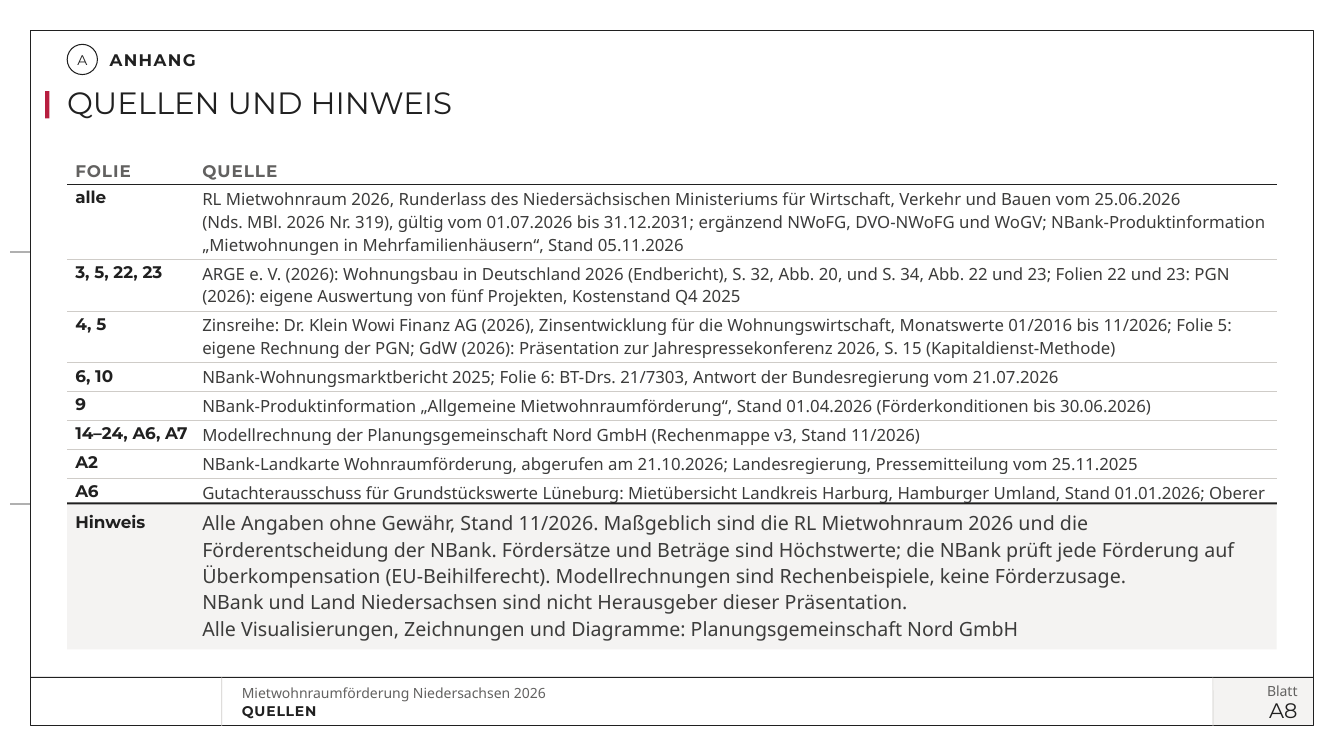
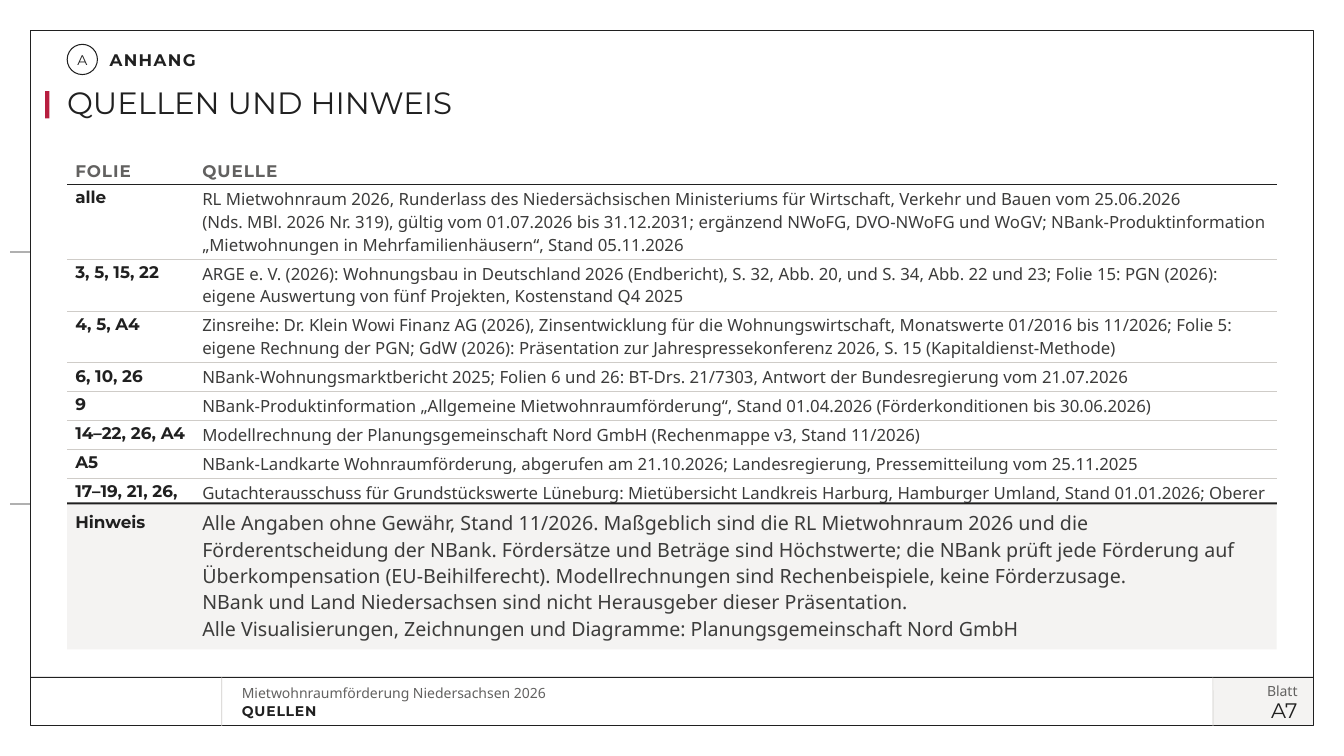
Before and after one commit to vgedaschko/NBank, a slide deck: slide 35 of praesentation/dist/PGN-Mietwohnraumfoerderung-Niedersachsen-2026-Vortrag.pptx (slide 37 before the commit). Drawn at 1344x756 pixels with LibreOffice and Linux fonts; fonts in the diff are those of the drawing; background and template pictures are left out. Boxes give left, top, right and bottom in pixels: in the first picture for what was removed or moved away, otherwise in the second. Text is boxed around its words. In the diff, an @@ line names an element or a change of style, - is before the commit and + after.

```diff
--- a/praesentation/dist/PGN-Mietwohnraumfoerderung-Niedersachsen-2026-Vortrag.pptx
+++ b/praesentation/dist/PGN-Mietwohnraumfoerderung-Niedersachsen-2026-Vortrag.pptx
@@ table at box(68, 151, 1277, 531) @@
-row 3, column 1: 3, 5, 22, 23
+row 3, column 1: 3, 5, 15, 22
-row 3, column 2: ARGE e. V. (2026): Wohnungsbau in Deutschland 2026 (Endbericht), S. 32, Abb. 20, und S. 34, Abb. 22 und 23; Folien 22 und 23: PGN (2026): eigene Auswertung von fünf Projekten, Kostenstand Q4 2025
+row 3, column 2: ARGE e. V. (2026): Wohnungsbau in Deutschland 2026 (Endbericht), S. 32, Abb. 20, und S. 34, Abb. 22 und 23; Folie 15: PGN (2026): eigene Auswertung von fünf Projekten, Kostenstand Q4 2025
-row 4, column 1: 4, 5
+row 4, column 1: 4, 5, A4
-row 5, column 1: 6, 10
+row 5, column 1: 6, 10, 26
-row 5, column 2: NBank-Wohnungsmarktbericht 2025; Folie 6: BT-Drs. 21/7303, Antwort der Bundesregierung vom 21.07.2026
+row 5, column 2: NBank-Wohnungsmarktbericht 2025; Folien 6 und 26: BT-Drs. 21/7303, Antwort der Bundesregierung vom 21.07.2026
-row 7, column 1: 14–24, A6, A7
+row 7, column 1: 14–22, 26, A4
-row 8, column 1: A2
+row 8, column 1: A5
-row 9, column 1: A6
+row 9, column 1: 17–19, 21, 26, A4
@@ text at box(1271, 703, 1297, 718): text changed @@
-A8
+A7
```
Also in this commit, not shown: 18 other slides changed, 4 slides added, 6 slides removed, 44 other files.
